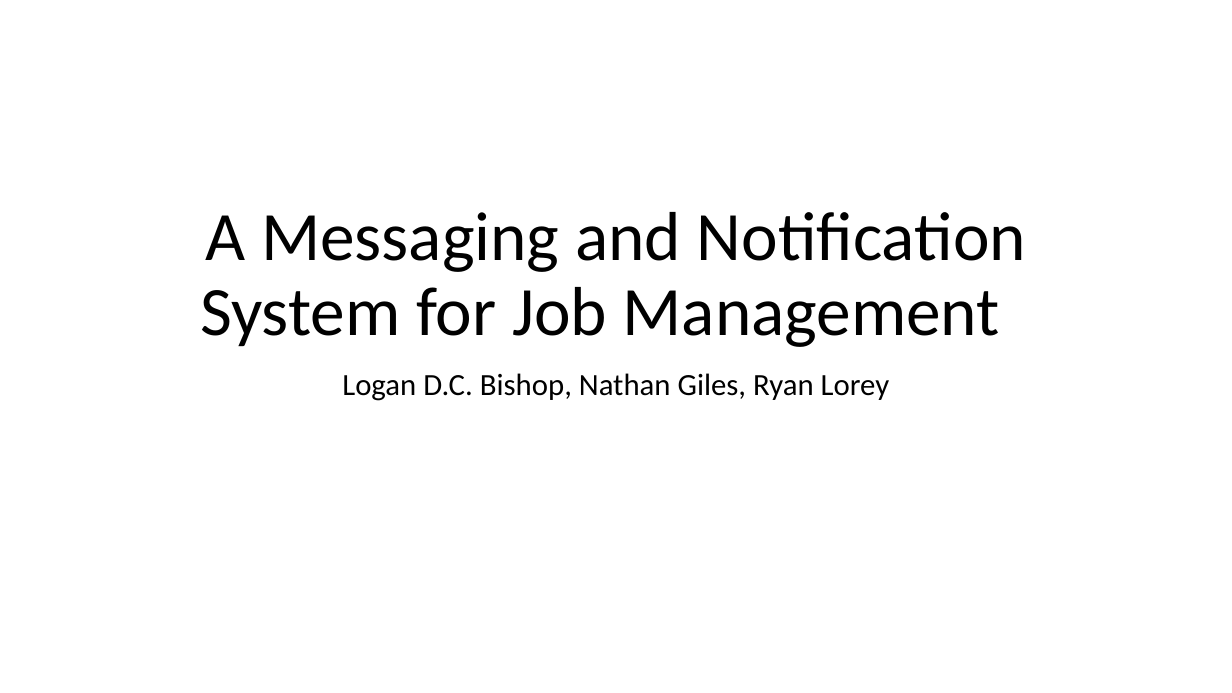
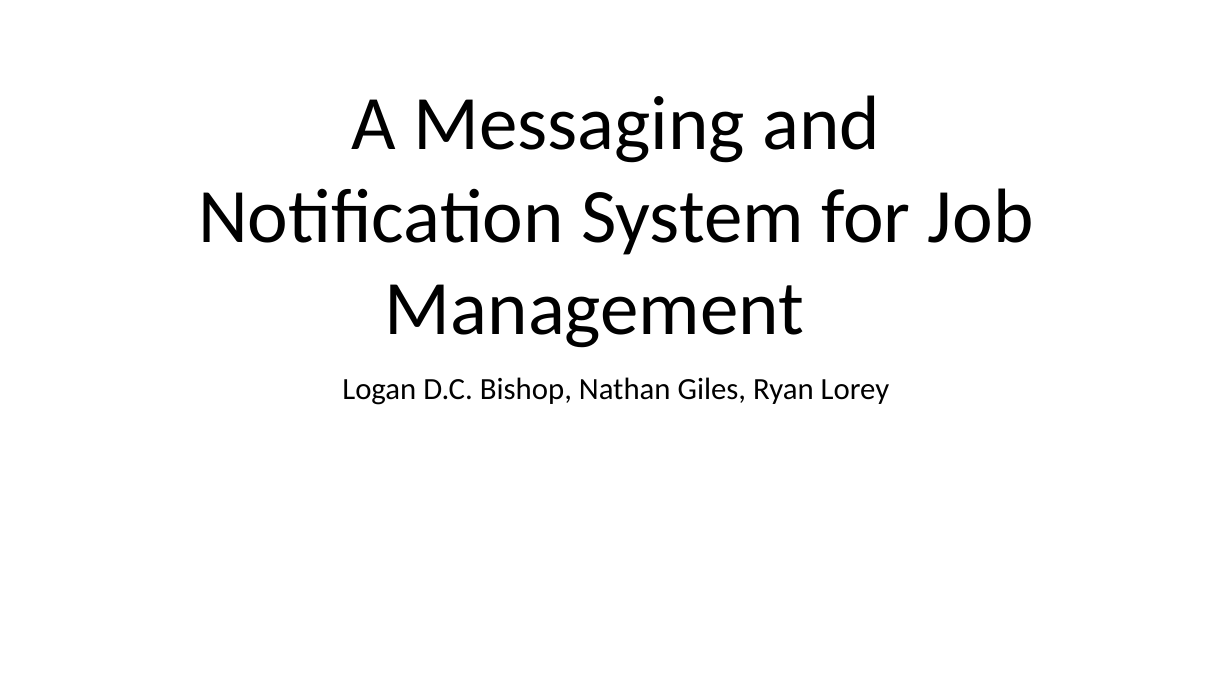
Before and after one commit to ldcbishop/drunken-batman, a slide deck: slide 1 of Project/Prezzy.pptx. Drawn at 1232x693 pixels with LibreOffice and Linux fonts; fonts in the diff are those of the drawing. Boxes give left, top, right and bottom in pixels: in the first picture for what was removed or moved away, otherwise in the second. Text is boxed around its words. In the diff, an @@ line names an element or a change of style, - is before the commit and + after.

```diff
--- a/Project/Prezzy.pptx
+++ b/Project/Prezzy.pptx
@@ text "A Messaging and Notification System ..." at [198,95,1034,348]: size 54 to 60 pt; line spacing 0.9 to 1 @@
@@ text "Logan D.C. Bishop, Nathan Giles, ..." at [342,377,890,405]: line spacing 0.9 to 1; less space between paragraphs @@
```
Also in this commit, not shown: 3 other slides changed, 37 other files.
